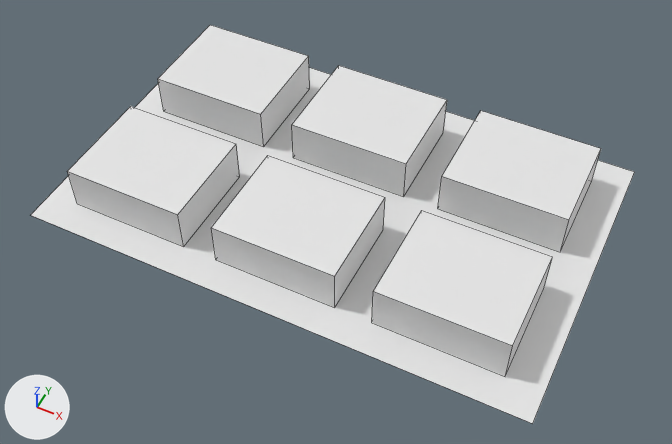
A saved change to the FBX model Assets/FBX/City_Base.FBX.
The view is the same before and after, from a 50 mm lens placed at (88.2, -178.4, 209.1), pointed at (5.4, -12.8, 2.0). Arrows for +X, +Y and +Z are at lower left; the lights stay in place. Mesh edges are drawn as thin lines. Where no turn or scale is listed for an object, it has been applied to the vertices.
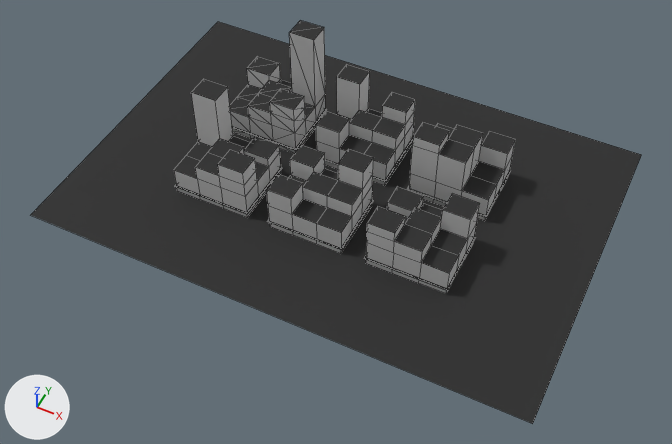
The newer file is also rescaled (x1.541), turned or shifted as a whole; pictures and numbers use the older file's frame.

Boxes [x1, y1, x2, y2] around the edits, measured in the pictures (672 x 444 px):
'City_Ground', recoloured, reshaped (white to black): before [31, 68, 634, 424]; after [31, 22, 641, 424]
'Box006', deleted: before [372, 210, 552, 376]
'Box002', deleted: before [211, 155, 385, 308]
'Box004', deleted: before [67, 106, 240, 247]
'Box005', deleted: before [438, 111, 601, 252]
'Box001', deleted: before [292, 65, 447, 197]
'Box003', deleted: before [158, 25, 310, 147]
'Building_01', added: after [364, 187, 480, 294]
'Building_003', added: after [174, 79, 282, 218]
'Building_002', added: after [267, 145, 374, 253]
'Building_004', added: after [230, 20, 327, 154]
'Building_006', added: after [407, 123, 515, 221]
'Building_005', added: after [316, 64, 415, 186]

The change, as a diff of the scene's bpy script:
```diff
--- a/Assets/FBX/City_Base.FBX.py
+++ b/Assets/FBX/City_Base.FBX.py
@@ me_mesh @@
 me_mesh.from_pydata(...)  # 4 vertices, 1 face; spans x -79.0..79.0, y -50.0..50.0, z 0.0
-me_mesh.vertices[2].co = (-79.0, 50.0, 0.0)
-me_mesh.vertices[3].co = (79.0, 50.0, 0.0)  # pixel (634, 171)
+# me_mesh part 1
+me_mesh.vertices[2].co = (-79.0, 59.0, 0.0)  # pixel (218, 21)
+me_mesh.vertices[3].co = (79.0, 59.0, 0.0)  # pixel (641, 154)
+me_mesh.materials.append(mat_ground)  # black #262626
@@ ob_box002 @@
-ob_box002 = bpy.data.objects.new('Box002', me_mesh_002)
@@ ob_box003 @@
-ob_box003 = bpy.data.objects.new('Box003', me_mesh_003)
@@ ob_box005 @@
-ob_box005 = bpy.data.objects.new('Box005', me_mesh_005)
@@ ob_box004 @@
-ob_box004 = bpy.data.objects.new('Box004', me_mesh_004)
@@ ob_box006 @@
-ob_box006 = bpy.data.objects.new('Box006', me_mesh_006)
@@ ob_box001 @@
-ob_box001 = bpy.data.objects.new('Box001', me_mesh_001)
@@ ob_building_01 @@
+ob_building_01 = bpy.data.objects.new('Building_01', me_mesh_001_1)  # 96 vertices, 89 faces; spans x -12.9..12.9, y -10.9..10.9, z 0.0..17.4; in mat_buildings_windows (its picture is missing), mat_buildings_details (black #262626), mat_buildings_escaparete (its picture is missing)
+ob_building_01.location = (31.9, -11.1, 0.0)
@@ ob_building_004 @@
+ob_building_004 = bpy.data.objects.new('Building_004', me_mesh_004_1)  # 96 vertices, 178 faces; spans x -12.9..12.9, y -10.9..10.9, z 0.0..35.7; in mat_buildings_windows (its picture is missing), mat_buildings_details (black #262626), mat_buildings_escaparete (its picture is missing)
+ob_building_004.location = (-32.6, 19.7, 0.0)
@@ ob_building_006 @@
+ob_building_006 = bpy.data.objects.new('Building_006', me_mesh_006_1)  # 96 vertices, 89 faces; spans x -12.9..12.9, y -10.9..10.9, z 0.0..24.0; in mat_buildings_windows (its picture is missing), mat_buildings_details (black #262626), mat_buildings_escaparete (its picture is missing)
+ob_building_006.location = (31.9, 19.7, 0.0)
@@ ob_building_005 @@
+ob_building_005 = bpy.data.objects.new('Building_005', me_mesh_005_1)  # 96 vertices, 89 faces; spans x -12.3..12.3, y -10.8..10.8, z 0.0..24.2; in mat_buildings_windows (its picture is missing), mat_buildings_details (black #262626), mat_buildings_escaparete (its picture is missing)
+ob_building_005.location = (-0.5, 19.7, 0.0)
@@ ob_building_002 @@
+ob_building_002 = bpy.data.objects.new('Building_002', me_mesh_002_1)  # 96 vertices, 89 faces; spans x -12.3..12.3, y -10.8..10.8, z 0.0..20.9; in mat_buildings_windows (its picture is missing), mat_buildings_details (black #262626), mat_buildings_escaparete (its picture is missing)
+ob_building_002.location = (-0.5, -11.1, 0.0)
@@ ob_building_003 @@
+ob_building_003 = bpy.data.objects.new('Building_003', me_mesh_003_1)  # 96 vertices, 89 faces; spans x -12.9..12.9, y -10.9..10.9, z 0.0..29.0; in mat_buildings_windows (its picture is missing), mat_buildings_details (black #262626), mat_buildings_escaparete (its picture is missing)
+ob_building_003.location = (-32.6, -11.1, 0.0)
```
